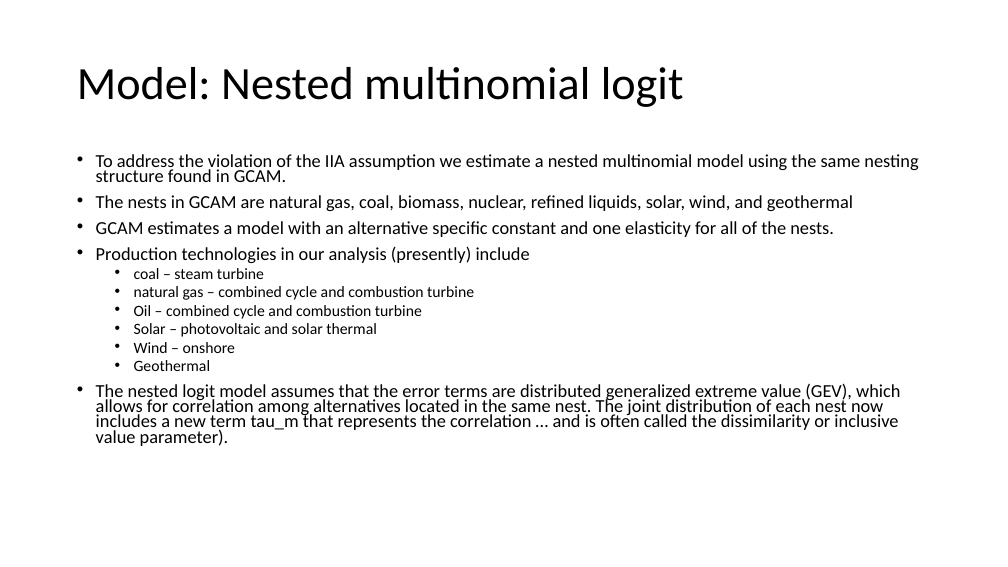
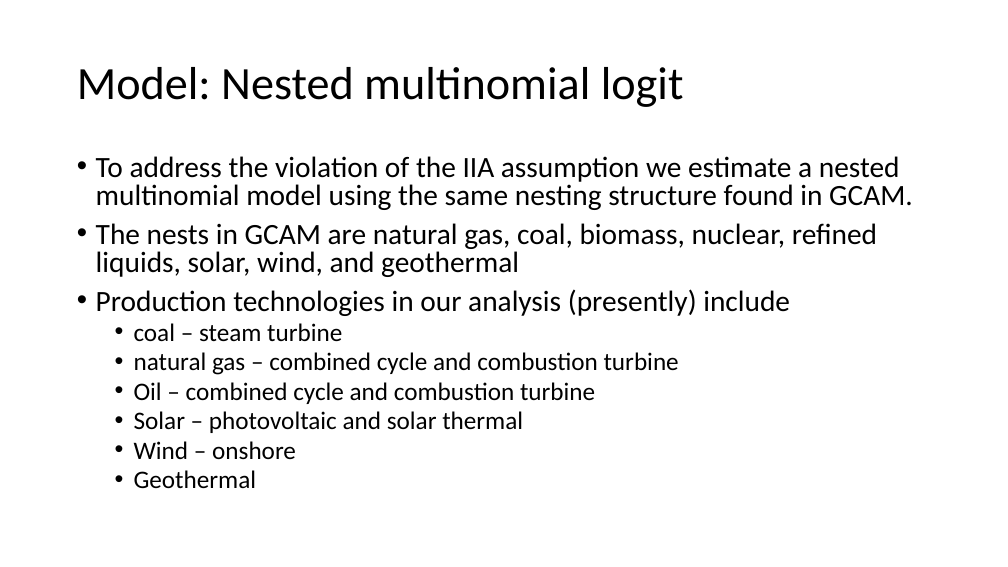
Before and after one commit to andymd26/fuzzy-waffle, a slide deck: slide 15 of doc/Electricity investment.pptx (slide 14 before the commit). Drawn at 1008x567 pixels with LibreOffice and Linux fonts; fonts in the diff are those of the drawing. Boxes give left, top, right and bottom in pixels: in the first picture for what was removed or moved away, otherwise in the second. Text is boxed around its words. In the diff, an @@ line names an element or a change of style, - is before the commit and + after.

```diff
--- a/doc/Electricity investment.pptx
+++ b/doc/Electricity investment.pptx
@@ text "To address the violation of ..." at bbox=[96, 156, 913, 488]: size 17.5 to 28 pt in "To address the violation of the IIA ...", "The nests in GCAM are natural gas, ...", "Production technologies in our analysis (presently) include"; size 15 to 24 pt in "coal – steam turbine", "natural gas – combined cycle and combustion ...", "Oil – combined cycle and combustion turbine", "Solar – photovoltaic and solar thermal" and 2 more places; line spacing 0.7 to 0.8 @@
@@ text at bbox=[96, 221, 834, 237]: paragraph removed @@
-• GCAM estimates a model with an alternative specific constant and one elasticity for all of the nests.
@@ text at bbox=[96, 383, 900, 446]: paragraph removed @@
-• The nested logit model assumes that the error terms are distributed generalized extreme value (GEV), which allows for correlation among alternatives located in the same nest. The joint distribution of each nest now includes a new term tau_m that represents the correlation … and is often called the dissimilarity or inclusive value parameter).
```
Also in this commit, not shown: 10 other slides changed, 3 slides added.
